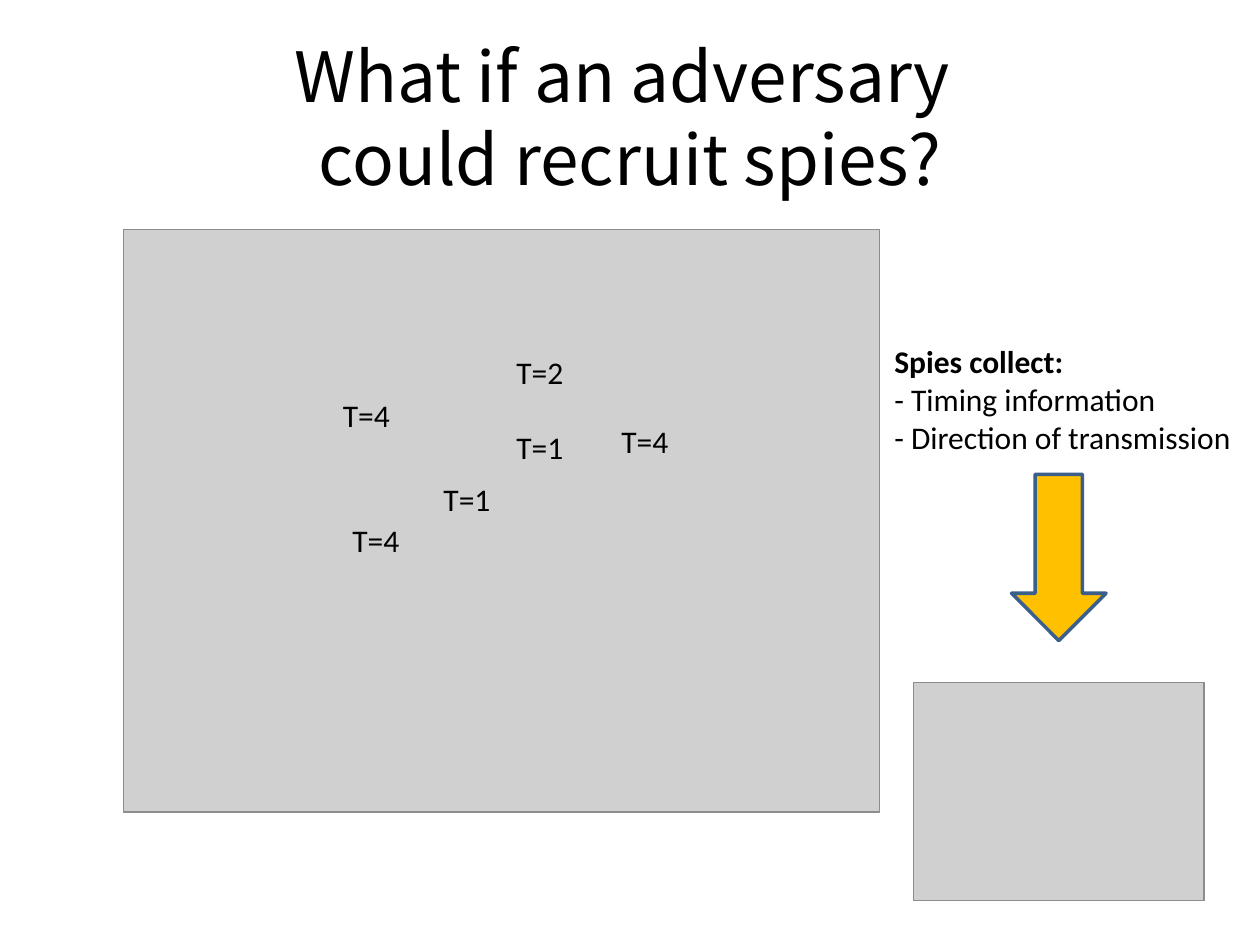
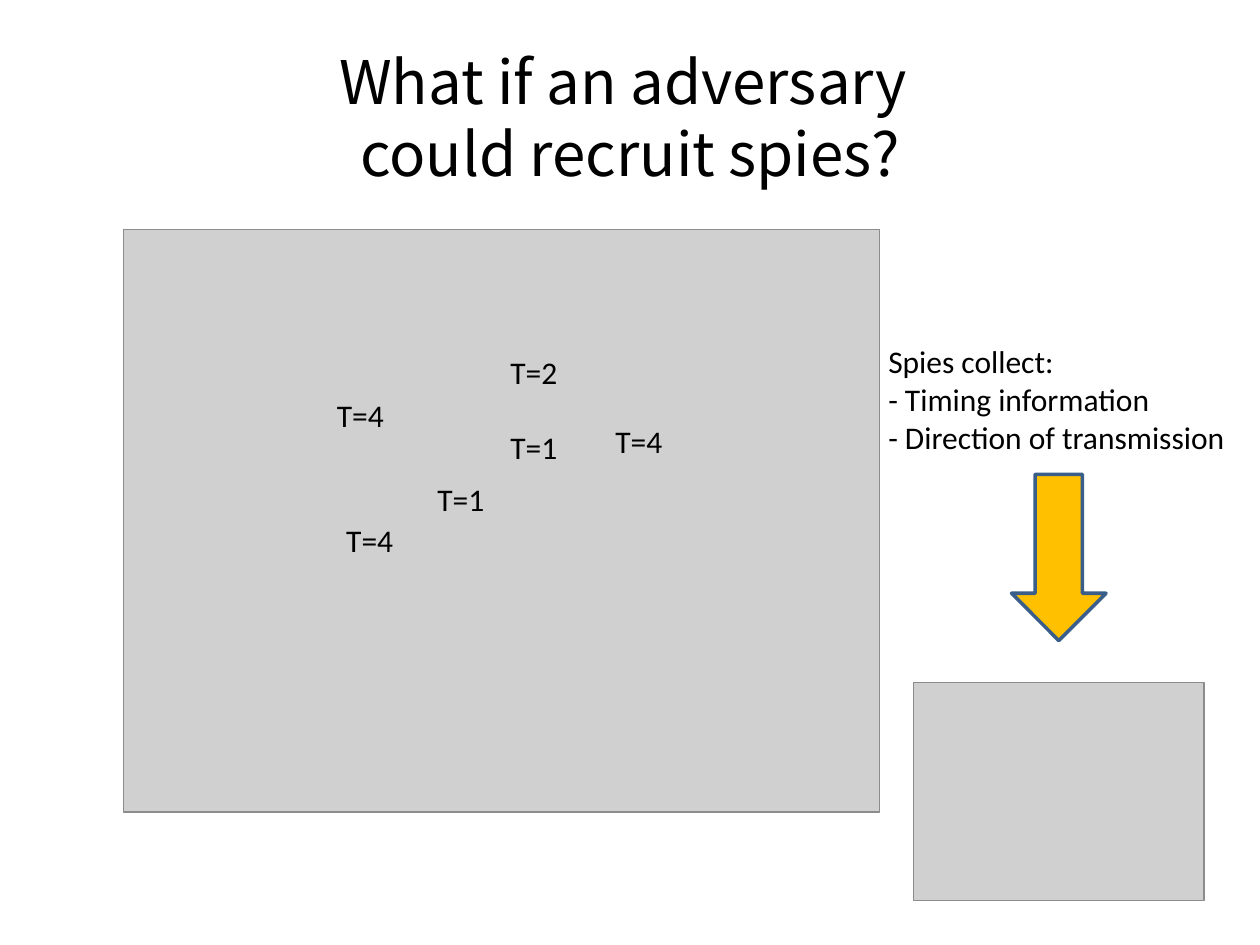
Before and after one commit to gfanti/anonymous-social-networks, a slide deck: slide 8 of presentation/presentation.pptx. Drawn at 1260x945 pixels with LibreOffice and Linux fonts; fonts in the diff are those of the drawing; grey boxes stand for pictures. Boxes give left, top, right and bottom in pixels: in the first picture for what was removed or moved away, otherwise in the second. Text is boxed around its words. In the diff, an @@ line names an element or a change of style, - is before the commit and + after.

```diff
--- a/presentation/presentation.pptx
+++ b/presentation/presentation.pptx
@@ title "What if an adversary could ..." at box(339, 55, 907, 190): size 39.6 to 34.3 pt @@
@@ text "T=2": place and size @@
-text "T=2" at box(516, 363, 563, 384)
+text "T=2" at box(510, 363, 557, 384)
@@ text at box(888, 351, 1053, 378): bold off in "Spies collect:" @@
@@ text "T=4": place and size @@
-text "T=4" at box(343, 406, 390, 427)
+text "T=4" at box(337, 406, 384, 427)
@@ text "T=4": place and size @@
-text "T=4" at box(621, 432, 668, 453)
+text "T=4" at box(615, 432, 662, 453)
@@ text "T=1": place and size @@
-text "T=1" at box(516, 438, 563, 459)
+text "T=1" at box(510, 438, 557, 459)
@@ text "T=1": place and size @@
-text "T=1" at box(443, 490, 490, 511)
+text "T=1" at box(437, 490, 484, 511)
@@ text "T=4": place and size @@
-text "T=4" at box(352, 531, 399, 552)
+text "T=4" at box(346, 531, 393, 552)
```
Also in this commit, not shown: 9 other slides changed, 5 slides added, 2 slides removed.
